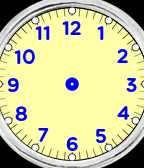
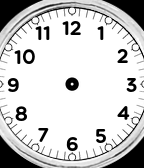
Two versions of the same layered image (144 × 168). Layer-by-layer changes:
painted on "d_face_labels.png" over 7, 21, 137, 151
hid "Layer" over 0, 6, 144, 161
added layer "Layer #1" over 0, 6, 144, 161
